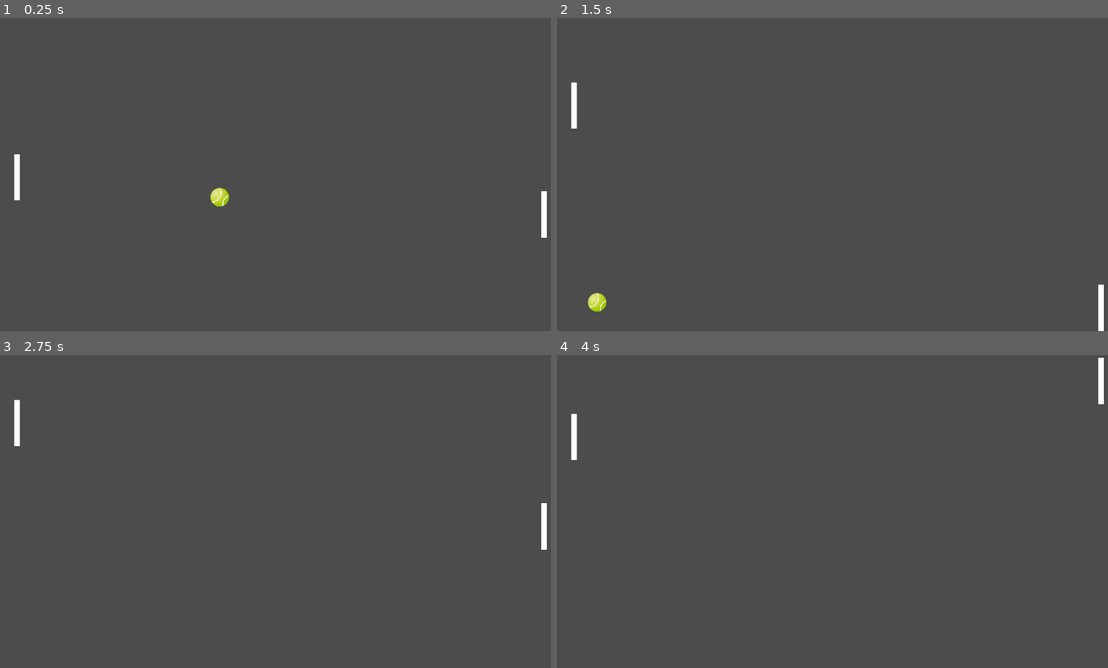
Above: before the commit, frames 1-4 (two rows, left to right).
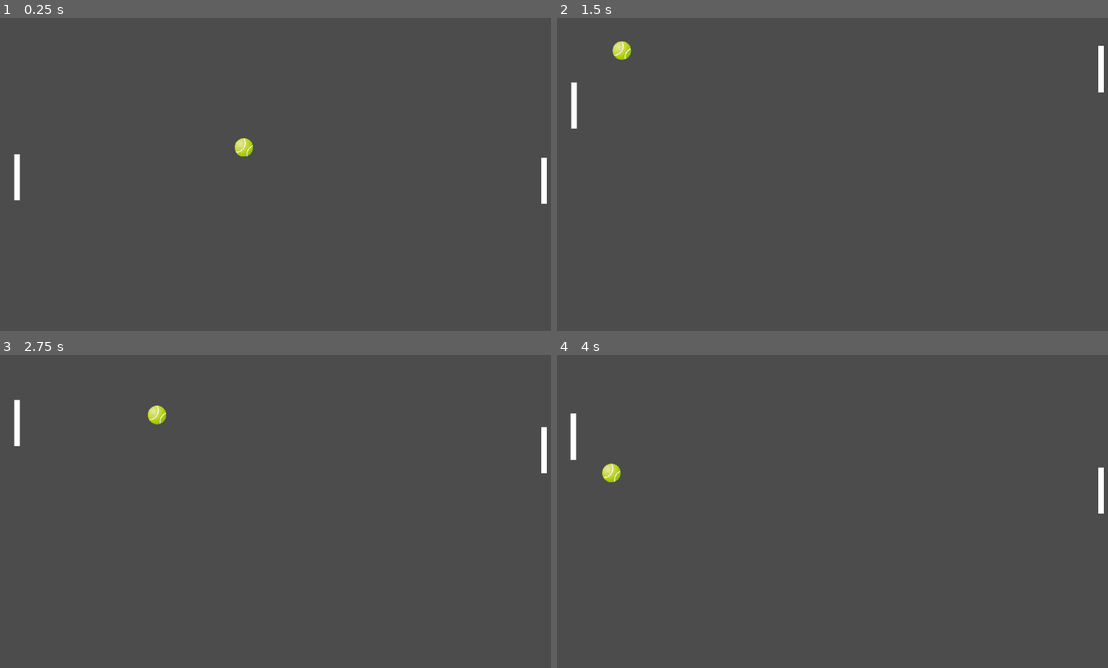
Above: after the commit, the same moments.

Repository: danielmiranda0099/godot_plz_pong
Game: Godot game, scene res://Level.tscn
The game is run twice, just before and just after one commit, with the same random seed, the same clock (stepped at 60 frames per second) and the same inputs.
Inputs:
- Up to frame 1 (0.25 s): no input
- Up to frame 2 (1.5 s): hold Up (ui_up) 0.53-1.28 s; hold Down (ui_down) from 1.28 s (still down)
- Up to frame 3 (2.75 s): release Down (ui_down) at 2.03 s; hold Up (ui_up) from 2.03 s (still down)
- Up to frame 4 (4 s): release Up (ui_up) at 3.53 s; hold Down (ui_down) from 3.53 s (still down)

The runs differ from the first frame. In frame 1, 0.5% of the frame differs, in the area x 38-100%, y 38-71%; in frame 2, 0.6%, in the area x 5-100%, y 7-100%; in frame 3, 0.5%; in frame 4, 0.5%.

Commit message:
[ADD] Reset Game with connect Nodes

Diff:
--- a/Ball.gd
+++ b/Ball.gd
@@ -5,6 +5,9 @@
 var is_moving = false
 
 func _ready():
+	reset_ball()
+
+func reset_ball():
 	randomize()
 
 	speed = 500
--- /dev/null
+++ b/Level.gd
@@ -0,0 +1,20 @@
+extends Node2D
+
+
+func _ready():
+	pass
+
+func _restart_game():
+	$Ball.is_moving = false
+	$Ball.speed = 0
+	$Ball.direction = Vector2.ZERO
+	$Ball.position = Vector2(960, 540)
+
+	$Ball.reset_ball()
+
+func _on_Arco_Player_body_entered(_body):
+	_restart_game()
+
+
+func _on_Arco_Enemy_body_entered(_body):
+	_restart_game()
--- a/Level.tscn
+++ b/Level.tscn
@@ -1,8 +1,9 @@
-[gd_scene load_steps=6 format=2]
+[gd_scene load_steps=7 format=2]
 
 [ext_resource path="res://Player.tscn" type="PackedScene" id=1]
 [ext_resource path="res://Ball.tscn" type="PackedScene" id=2]
 [ext_resource path="res://Enemy.gd" type="Script" id=3]
+[ext_resource path="res://Level.gd" type="Script" id=4]
 
 [sub_resource type="RectangleShape2D" id=1]
 extents = Vector2( 960, 10 )
@@ -12,6 +13,7 @@
 
 [node name="Level" type="Node2D"]
 position = Vector2( -1, 0 )
+script = ExtResource( 4 )
 
 [node name="Pared Superior" type="StaticBody2D" parent="."]
 
@@ -46,3 +48,5 @@
 
 [node name="Ball" parent="." instance=ExtResource( 2 )]
 position = Vector2( 884.77, 518.495 )
+[connection signal="body_entered" from="Arco Player" to="." method="_on_Arco_Player_body_entered"]
+[connection signal="body_entered" from="Arco Enemy" to="." method="_on_Arco_Enemy_body_entered"]
